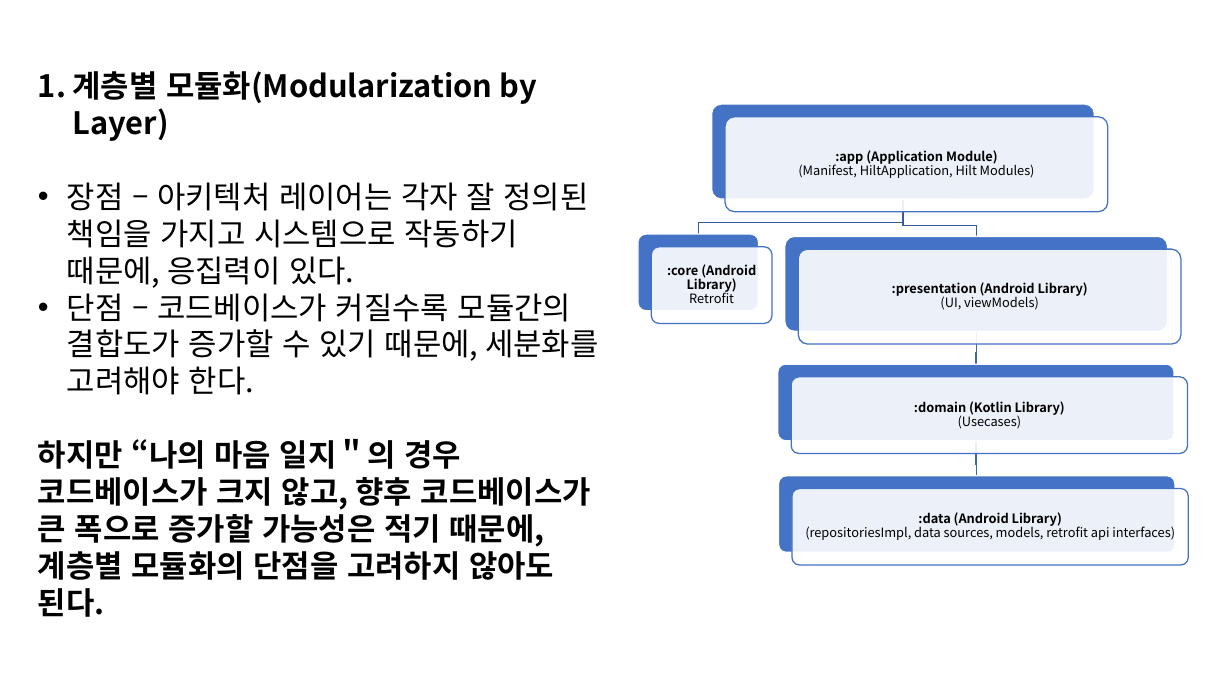
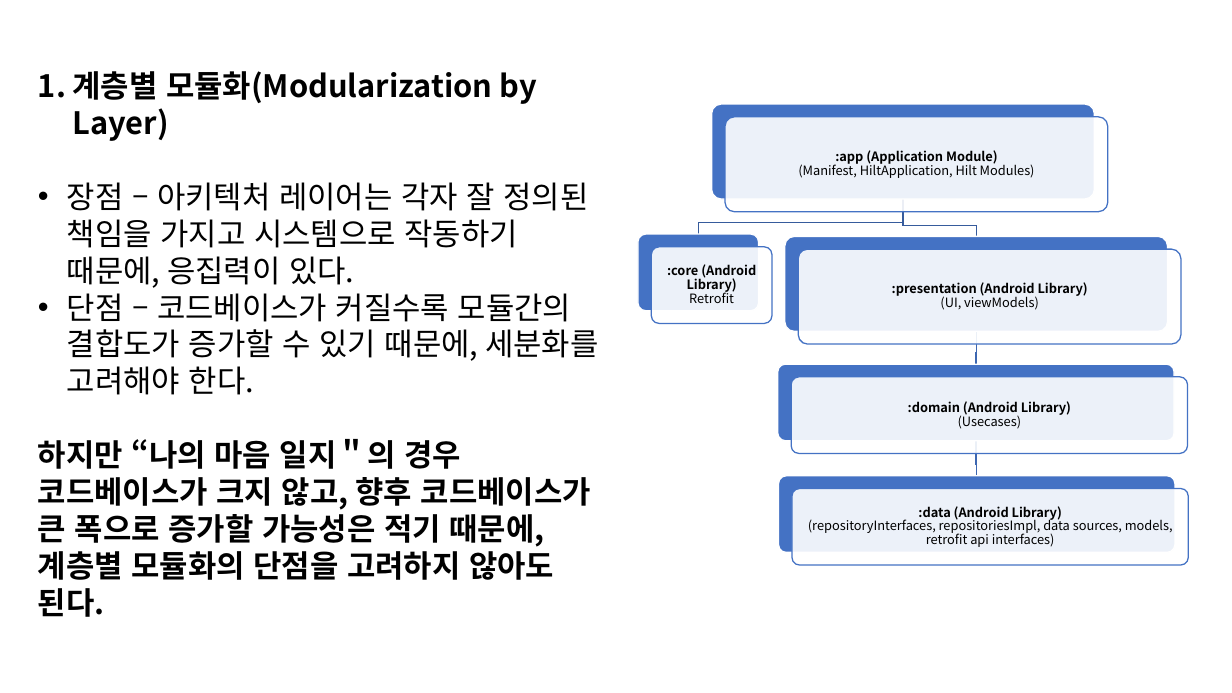
Before and after one commit to jyslois/Projects, a slide deck: slide 1 of MyMindNotes 기획/나의 마음 일지 모듈화 방법 선택.pptx. Drawn at 1232x693 pixels with LibreOffice and Linux fonts; fonts in the diff are those of the drawing. Boxes give left, top, right and bottom in pixels: in the first picture for what was removed or moved away, otherwise in the second. Text is boxed around its words. In the diff, an @@ line names an element or a change of style, - is before the commit and + after.

```diff
--- a/MyMindNotes 기획/나의 마음 일지 모듈화 방법 선택.pptx
+++ b/MyMindNotes 기획/나의 마음 일지 모듈화 방법 선택.pptx
@@ text at box(908, 401, 1071, 429): text changed @@
-:domain (Kotlin Library)
-(Usecases)
+:domain (Android Library)
+(Usecases)
@@ text at box(808, 506, 1173, 547): text changed @@
-:data (Android Library)
-(repositoriesImpl, data sources, models, retrofit api interfaces)
+:data (Android Library)
+(repositoryInterfaces, repositoriesImpl, data sources, models, retrofit api interfaces)
```
